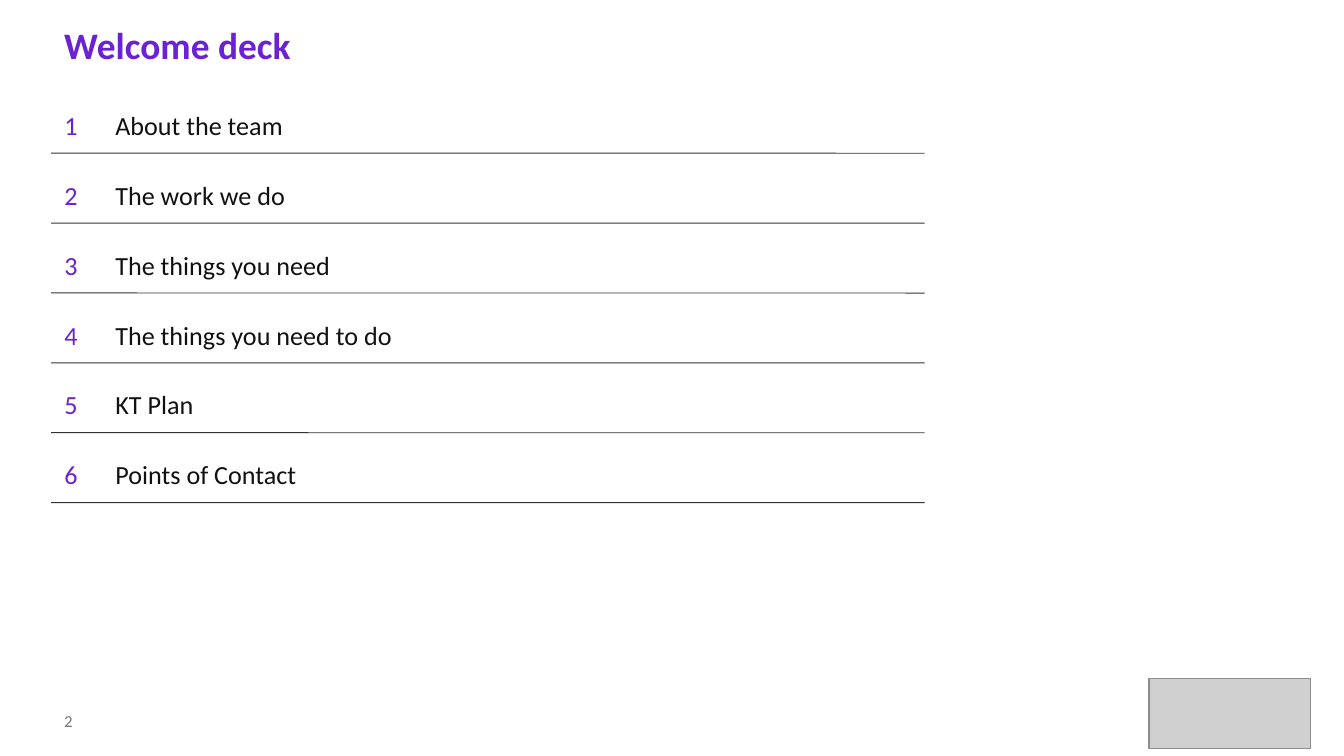
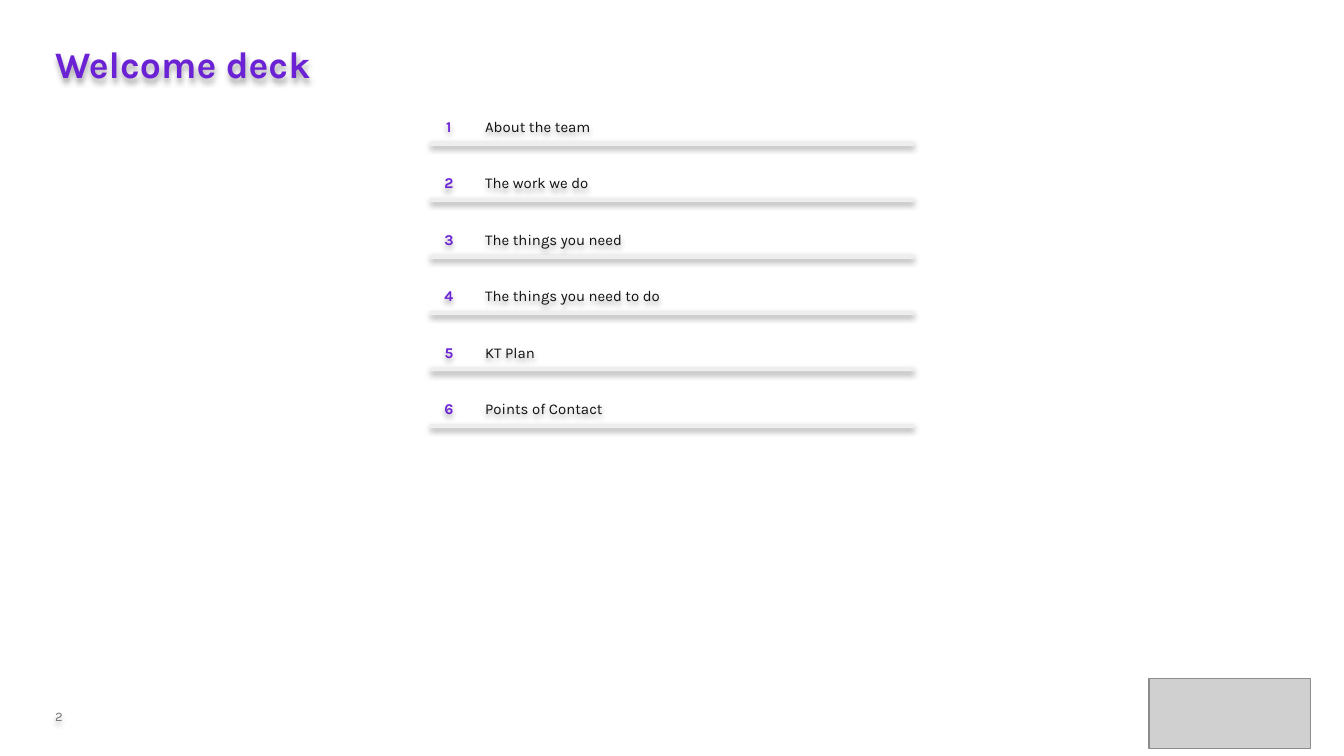
Before and after one commit to Sagar-konkanagaon/ETL__ASSIGNMENT, a slide deck: slide 2 of CHVAC_QA_Onboarding_Updated (1).pptx. Drawn at 1344x756 pixels with LibreOffice and Linux fonts; fonts in the diff are those of the drawing; grey boxes stand for pictures. Boxes give left, top, right and bottom in pixels: in the first picture for what was removed or moved away, otherwise in the second. Text is boxed around its words. In the diff, an @@ line names an element or a change of style, - is before the commit and + after.

```diff
--- a/CHVAC_QA_Onboarding_Updated (1).pptx
+++ b/CHVAC_QA_Onboarding_Updated (1).pptx
@@ text "Welcome deck": place and size @@
-text "Welcome deck" at <box>64,32,290,60</box>
+text "Welcome deck" at <box>55,52,311,81</box>
@@ text "Welcome deck" at <box>55,52,311,81</box>: font Calibri to Karla @@
@@ text "1": place and size @@
-text "1" at <box>64,118,77,135</box>
+text "1" at <box>446,122,451,132</box>
@@ text "About the team": place and size @@
-text "About the team" at <box>115,117,283,135</box>
+text "About the team" at <box>485,122,591,133</box>
@@ line added from (430, 144) to (914, 144), #EEEEEE 2 pt @@
@@ line removed from (51, 153) to (925, 153) @@
@@ text "2": place and size @@
-text "2" at <box>64,188,77,205</box>
+text "2" at <box>444,178,453,188</box>
@@ text "The work we do": place and size @@
-text "The work we do" at <box>115,187,284,205</box>
+text "The work we do" at <box>485,178,588,189</box>
@@ line added from (430, 200) to (914, 200), #EEEEEE 2 pt @@
@@ line removed from (51, 223) to (925, 223) @@
@@ text "3": place and size @@
-text "3" at <box>64,258,77,275</box>
+text "3" at <box>444,235,453,245</box>
@@ text "The things you need": place and size @@
-text "The things you need" at <box>115,257,329,280</box>
+text "The things you need" at <box>485,235,622,249</box>
@@ line added from (430, 257) to (914, 257), #EEEEEE 2 pt @@
@@ line removed from (51, 293) to (925, 293) @@
@@ text "4": place and size @@
-text "4" at <box>64,328,77,345</box>
+text "4" at <box>444,291,453,301</box>
@@ text "The things you need to ...": place and size @@
-text "The things you need to ..." at <box>115,327,391,350</box>
+text "The things you need to ..." at <box>485,291,660,305</box>
@@ line added from (430, 313) to (914, 313), #EEEEEE 2 pt @@
@@ text "5": place and size @@
-text "5" at <box>64,397,77,414</box>
+text "5" at <box>445,348,454,358</box>
@@ text "KT Plan": place and size @@
-text "KT Plan" at <box>115,396,194,414</box>
+text "KT Plan" at <box>485,348,535,358</box>
@@ line removed from (51, 363) to (925, 363) @@
@@ line added from (430, 370) to (914, 370), #EEEEEE 2 pt @@
@@ size 14 to 8 pt, font Calibri to Karla, bold on; alignment left to centre in 6 elements at <box>446,122,451,132</box>, <box>444,178,453,188</box>, <box>444,235,453,245</box>, <box>444,291,453,301</box>, <box>445,348,454,358</box>, <box>444,404,453,414</box> @@
@@ text "6": place and size @@
-text "6" at <box>64,466,77,484</box>
+text "6" at <box>444,404,453,414</box>
@@ size 14 to 8 pt, font Calibri to Karla in 6 elements at <box>485,122,591,133</box>, <box>485,178,588,189</box>, <box>485,235,622,249</box>, <box>485,291,660,305</box>, <box>485,348,535,358</box>, <box>485,404,603,414</box> @@
@@ text "Points of Contact": place and size @@
-text "Points of Contact" at <box>115,466,296,484</box>
+text "Points of Contact" at <box>485,404,603,414</box>
@@ line removed from (51, 433) to (925, 433) @@
@@ line added from (430, 426) to (914, 426), #EEEEEE 2 pt @@
@@ line removed from (51, 503) to (925, 503) @@
@@ text "2" at <box>55,713,63,721</box>: size 9 to 7 pt, font Calibri to Karla @@
```
Also in this commit, not shown: 13 other slides changed.
